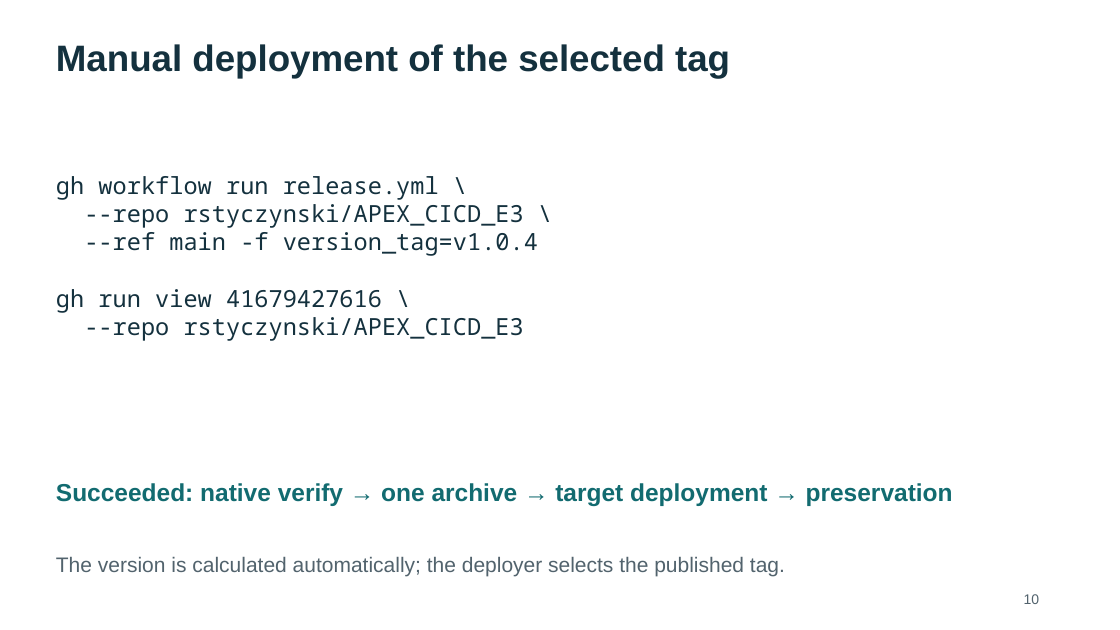
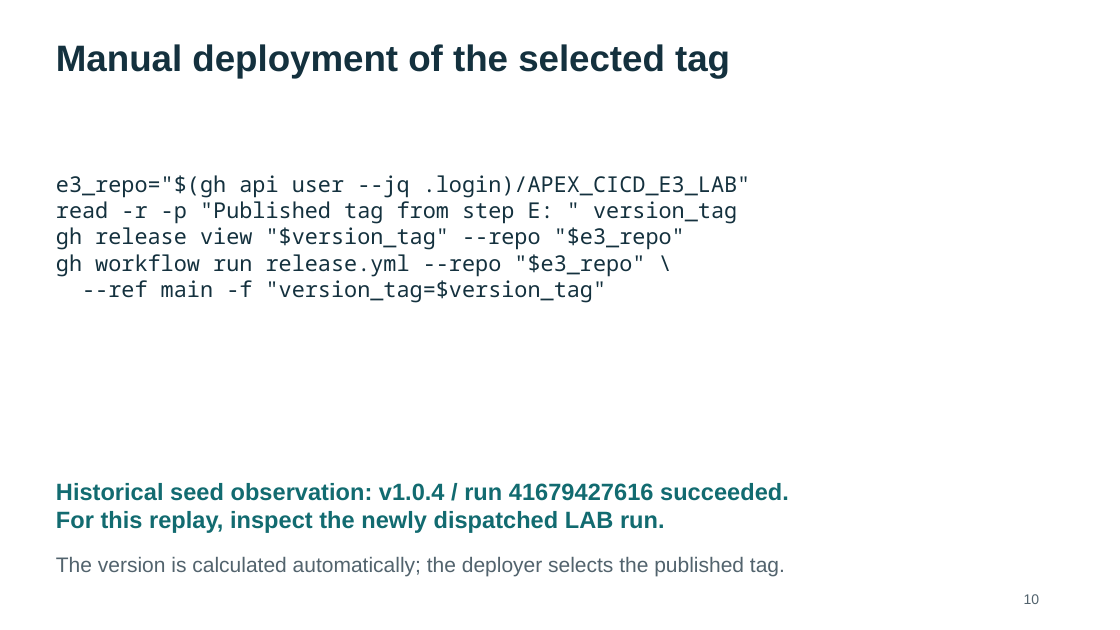
Before and after one commit to rstyczynski/APEX_CICD, a slide deck: slide 10 of progress/E.3/sprint_E.3_increment_demo.pptx. Drawn at 1120x630 pixels with LibreOffice and Linux fonts; fonts in the diff are those of the drawing. Boxes give left, top, right and bottom in pixels: in the first picture for what was removed or moved away, otherwise in the second. Text is boxed around its words. In the diff, an @@ line names an element or a change of style, - is before the commit and + after.

```diff
--- a/progress/E.3/sprint_E.3_increment_demo.pptx
+++ b/progress/E.3/sprint_E.3_increment_demo.pptx
@@ text at (56,175,751,303): text changed; size 20.2 to 18.8 pt @@
-gh workflow run release.yml \
---repo rstyczynski/APEX_CICD_E3 \
---ref main -f version_tag=v1.0.4
-gh run view 41679427616 \
---repo rstyczynski/APEX_CICD_E3
+e3_repo="$(gh api user --jq .login)/APEX_CICD_E3_LAB"
+read -r -p "Published tag from step E: " version_tag
+gh release view "$version_tag" --repo "$e3_repo"
+gh workflow run release.yml --repo "$e3_repo" \
+--ref main -f "version_tag=$version_tag"
@@ text at (56,483,789,533): text changed; size 21 to 20.2 pt @@
-Succeeded: native verify → one archive → target deployment → preservation
+Historical seed observation: v1.0.4 / run 41679427616 succeeded.
+For this replay, inspect the newly dispatched LAB run.
```
Also in this commit, not shown: 1 other slide changed, 24 other files.
